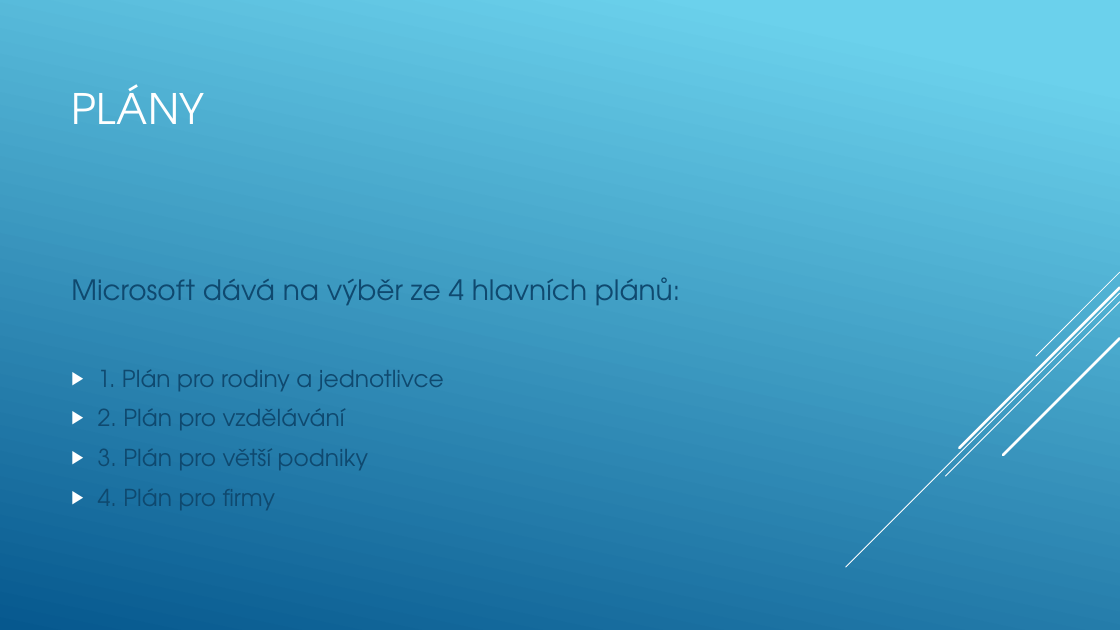
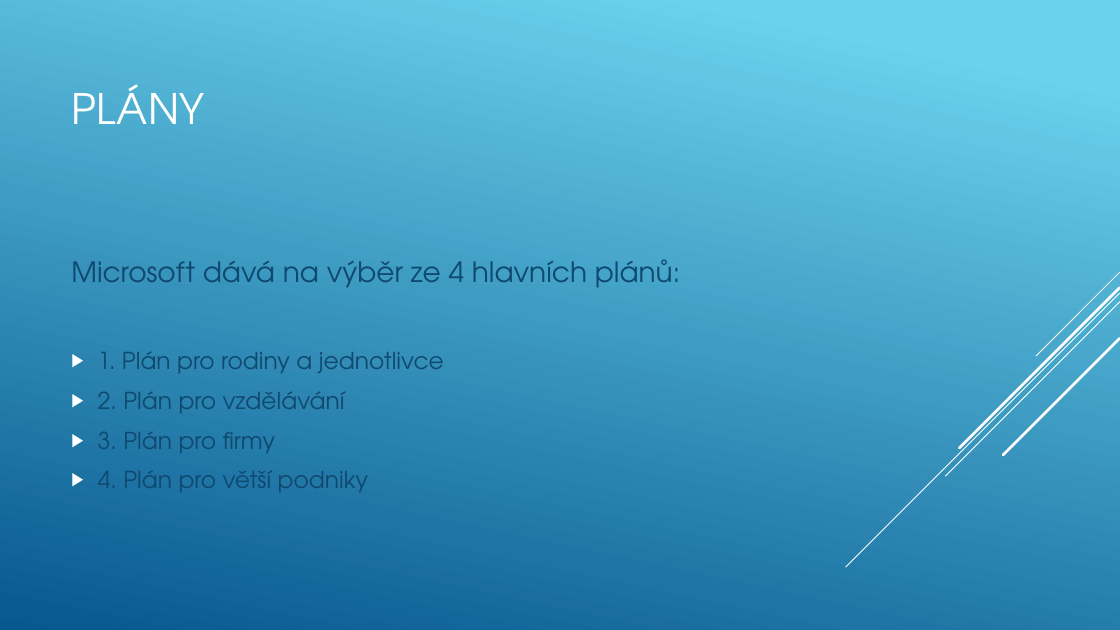
Before and after one commit to machacekadam/Office-365-a-jeho-mo-nosti, a slide deck: slide 5 of Machacek.pptx (slide 4 before the commit). Drawn at 1120x630 pixels with LibreOffice and Linux fonts; fonts in the diff are those of the drawing. Boxes give left, top, right and bottom in pixels: in the first picture for what was removed or moved away, otherwise in the second. Text is boxed around its words. In the diff, an @@ line names an element or a change of style, - is before the commit and + after.

```diff
--- a/Machacek.pptx
+++ b/Machacek.pptx
@@ text at (x1=98, y1=432, x2=368, y2=492): text changed @@
-▶ 3. Plán pro větší podniky
-▶ 4. Plán pro firmy
+▶ 3. Plán pro firmy
+▶ 4. Plán pro větší podniky
```
Also in this commit, not shown: 3 other slides changed, 2 slides added.
